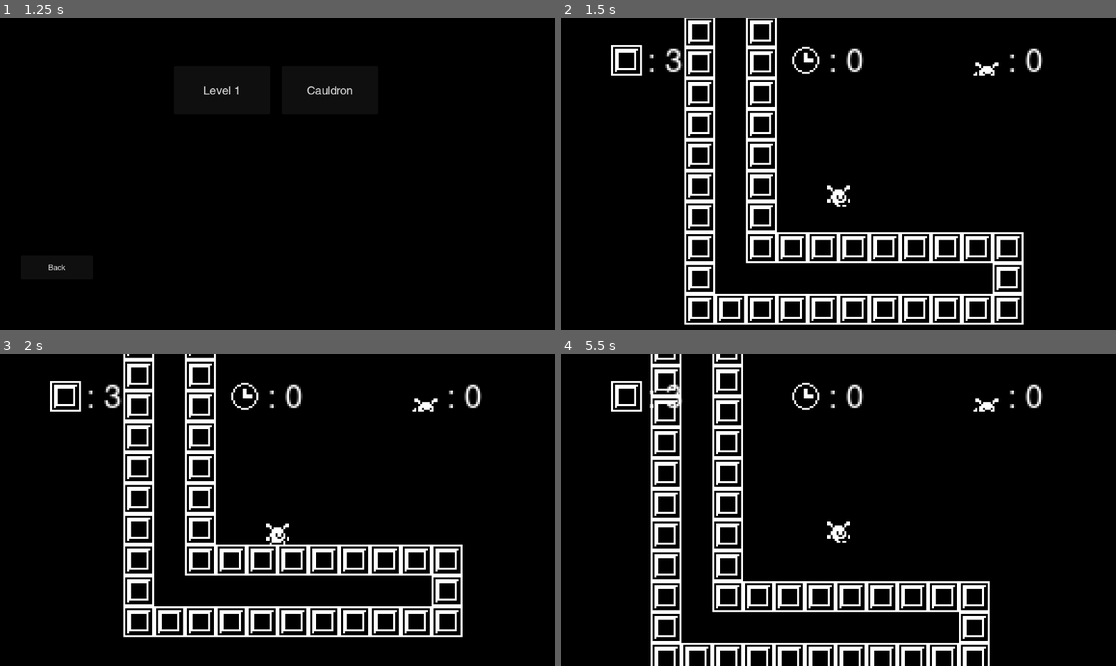
Above: before the commit, frames 1-4 (two rows, left to right).
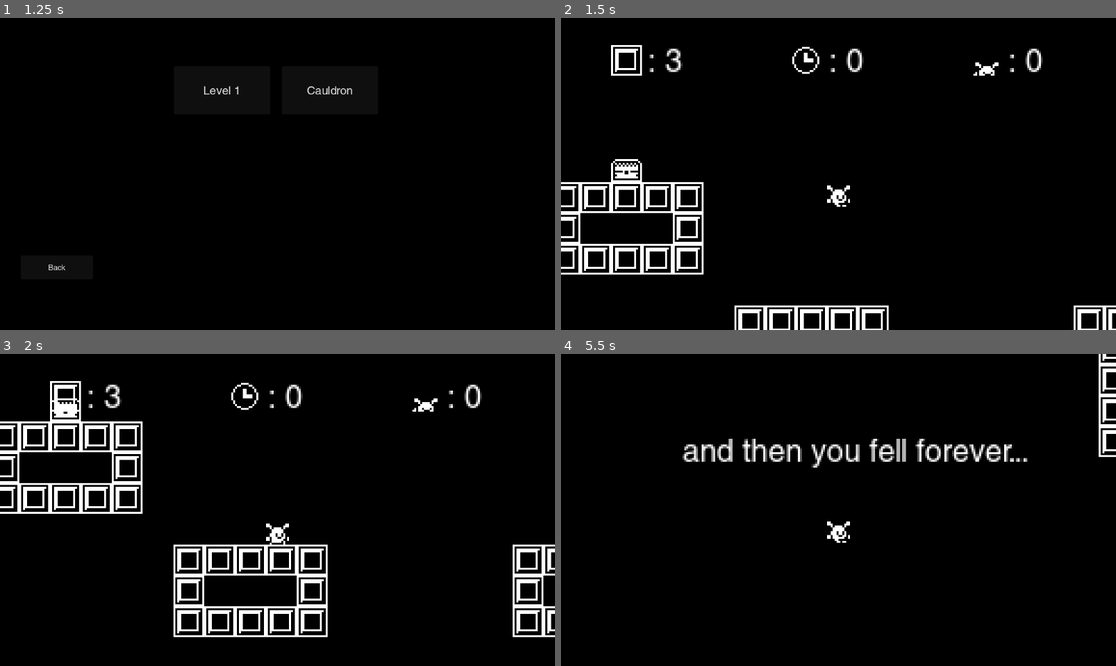
Above: after the commit, the same moments.

Repository: thomasapope/plat-form
Game: Godot game, scene res://scenes/menu/Main.tscn
The game is run twice, just before and just after one commit, with the same random seed, the same clock (stepped at 60 frames per second) and the same inputs.
Inputs (mouse positions are in pixels of both pictures, inside the frame that each line leads up to):
- Up to frame 1 (1.25 s): click "PLAY" at 0.5 s
- Up to frame 2 (1.5 s): click "Cauldron" at 1.25 s
- Up to frame 3 (2 s): no input
- Up to frame 4 (5.5 s): tap Enter at 2 s; move the mouse to (960, 494) at 2.02 s; hold D (right) 2.03-3.53 s; click (960, 494) at 2.17 s; tap W (jump) at 2.27, 3.02, 4.52, 5.27 s; move the mouse to (727, 525) at 2.77 s; move the mouse to (894, 441) at 3.52 s; hold A (left) 3.53-4.28 s; move the mouse to (810, 572) at 4.27 s; hold D (right) from 4.28 s (still down); click (810, 572) at 4.42 s; move the mouse to (1005, 556) at 5.02 s

Frame 1 is identical in both runs. In frame 2, 15% of the frame differs, in the area x 0-100%, y 0-100%; in frame 3, 14%; in frame 4, 13%.
Error in both runs: Invalid assignment of property or key 'death_count' with value of type 'int' on a base object of type 'Nil'. (res://scripts/helper/World2.gd:44)

Commit message:
Implement online scores

Diff:
--- a/scenes/levels/Level2.tscn
+++ b/scenes/levels/Level2.tscn
@@ -20,7 +20,7 @@
 leaderboard_key = 2
 
 [node name="Character" parent="." unique_id=464733308 instance=ExtResource("3_5v643")]
-position = Vector2(-29, -958)
+position = Vector2(2665, -1108)
 
 [node name="ResetTimer" type="Timer" parent="." unique_id=1978073339]
 
--- a/scenes/menu/Authenticate.gd
+++ b/scenes/menu/Authenticate.gd
@@ -3,6 +3,7 @@
 func _ready():
 	# Authenticate with LootLocker
 	var playerIdentifier = PlayerTracker.get_system_username()
+	PlayerTracker.username = playerIdentifier
 	var guestLoginResponse = await LL_Authentication.GuestSession.new(playerIdentifier).send()
 	if(!guestLoginResponse.success) :
 		printerr("Guest login failed with reason: " + guestLoginResponse.error_data.to_string())
--- a/scenes/menu/Leaderboard.tscn
+++ b/scenes/menu/Leaderboard.tscn
@@ -29,11 +29,12 @@
 offset_right = 901.0
 offset_bottom = 578.0
 alignment = 1
-script = ExtResource("4")
 
 [node name="Level1Container" type="ScrollContainer" parent="ScoreContainer" unique_id=980761721]
 custom_minimum_size = Vector2(300, 0)
 layout_mode = 2
+script = ExtResource("4")
+leaderboard_key = 1
 
 [node name="VBoxContainer" type="VBoxContainer" parent="ScoreContainer/Level1Container" unique_id=1404940781]
 layout_mode = 2
@@ -54,6 +55,31 @@
 theme_override_constants/separation = 10
 alignment = 1
 
+[node name="Level2Container2" type="ScrollContainer" parent="ScoreContainer" unique_id=747803762]
+custom_minimum_size = Vector2(300, 0)
+layout_mode = 2
+script = ExtResource("4")
+leaderboard_key = 2
+
+[node name="VBoxContainer" type="VBoxContainer" parent="ScoreContainer/Level2Container2" unique_id=1777489153]
+layout_mode = 2
+
+[node name="Label" type="Label" parent="ScoreContainer/Level2Container2/VBoxContainer" unique_id=2033082256]
+custom_minimum_size = Vector2(300, 30)
+layout_mode = 2
+size_flags_horizontal = 4
+size_flags_vertical = 0
+theme = ExtResource("2")
+theme_override_font_sizes/font_size = 24
+text = "Cauldron"
+horizontal_alignment = 1
+
+[node name="Scores" type="VBoxContainer" parent="ScoreContainer/Level2Container2/VBoxContainer" unique_id=86325563]
+layout_mode = 2
+theme = ExtResource("2")
+theme_override_constants/separation = 10
+alignment = 1
+
 [node name="Back" type="Button" parent="." unique_id=1210026352]
 custom_minimum_size = Vector2(0, 50)
 layout_mode = 0
--- a/scripts/helper/PlayerTracker.gd
+++ b/scripts/helper/PlayerTracker.gd
@@ -5,7 +5,7 @@
 const LEVEL_KEY : PackedStringArray = [
 	"vl_test",
 	"vl_one",
-	"vl_one"
+	"vl_two"
 ]
 #const levelOneKey : String = "vl_one"
 #const levelTwoKey : String = "vl_two"
@@ -31,7 +31,7 @@
 	if new_username == "":
 		new_username = "Player"
 
-	print("Current username: ", new_username)
+	print("Username: ", new_username)
 	return new_username
 
 
@@ -48,7 +48,15 @@
 
 # Submit Score
 func submit_score(key : String, uname : String, score: int):
+	# Convert score to int
 	var response = await LL_Leaderboards.SubmitScore.new(key, score, uname, uname).send()
+
+	print(
+		key, " - ",
+		uname, " - ",
+		score
+	)
+
 	if(!response.success) :
 		# Request failed, handle errors
 		print("Request failed")
--- a/scripts/helper/World.gd
+++ b/scripts/helper/World.gd
@@ -126,7 +126,7 @@
 	PlayerTracker.submit_score(
 		PlayerTracker.LEVEL_KEY[leaderboard_key],
 		PlayerTracker.username,
-		elapsed_time)
+		elapsed_time * 10000.0)
 
 	$ResetTimer.wait_time = end_reset_time
 	$ResetTimer.start()
@@ -163,7 +163,7 @@
 		if (error_code != 0):
 			print_debug("ERROR:", error_code)
 	else:
-		var error_code = get_tree().change_scene_to_file("res://scenes/Setup Game.tscn")
+		var error_code = get_tree().change_scene_to_file("res://scenes/menu/Main.tscn")
 		if (error_code != 0):
 			print_debug("ERROR:", error_code)
 
--- a/scripts/helper/World2.gd
+++ b/scripts/helper/World2.gd
@@ -127,7 +127,7 @@
 	PlayerTracker.submit_score(
 		PlayerTracker.LEVEL_KEY[leaderboard_key],
 		PlayerTracker.username,
-		elapsed_time)
+		elapsed_time * 10000.0)
 
 	$ResetTimer.wait_time = end_reset_time
 	$ResetTimer.start()
@@ -164,7 +164,7 @@
 		if (error_code != 0):
 			print_debug("ERROR:", error_code)
 	else:
-		var error_code = get_tree().change_scene_to_file("res://scenes/Setup Game.tscn")
+		var error_code = get_tree().change_scene_to_file("res://scenes/menu/Main.tscn")
 		if (error_code != 0):
 			print_debug("ERROR:", error_code)
 
--- a/scripts/menu/Scores.gd
+++ b/scripts/menu/Scores.gd
@@ -1,8 +1,8 @@
-extends HBoxContainer
+extends ScrollContainer
 
 var label = preload("res://scenes/menu/LeaderboardLabel.tscn")
 @export var filepath = "res://victors.txt"
-
+@export var leaderboard_key = 0
 
 var score_format = "%s %7.3fs"
 
@@ -21,19 +21,22 @@
 func load_scores():
 	var count : int = 20
 
-	var response = await LL_Leaderboards.GetScoreList.new(PlayerTracker.levelOneKey, count).send()
+	var response = await LL_Leaderboards.GetScoreList.new(PlayerTracker.LEVEL_KEY[leaderboard_key], count).send()
 	if(!response.success) :
 		# Request failed, handle errors
 		pass
 	else:
 		# Request succeeded, use response as applicable in your game logic
+		if response.items.size() == 0:
+		# If there are no scores, delete this level
+			queue_free()
 
-		#
 		for i in range(response.items.size()):
+			# Create score labels
 			var score = response.items[i].score / 10000.0
 			var uname = response.items[i].metadata
 
 			# Create a new label for the score
 			var new_label = label.instantiate()
 			new_label.text = score_format % [uname, score]
-			$Level1Container/VBoxContainer/Scores.add_child(new_label)
+			$VBoxContainer/Scores.add_child(new_label)
